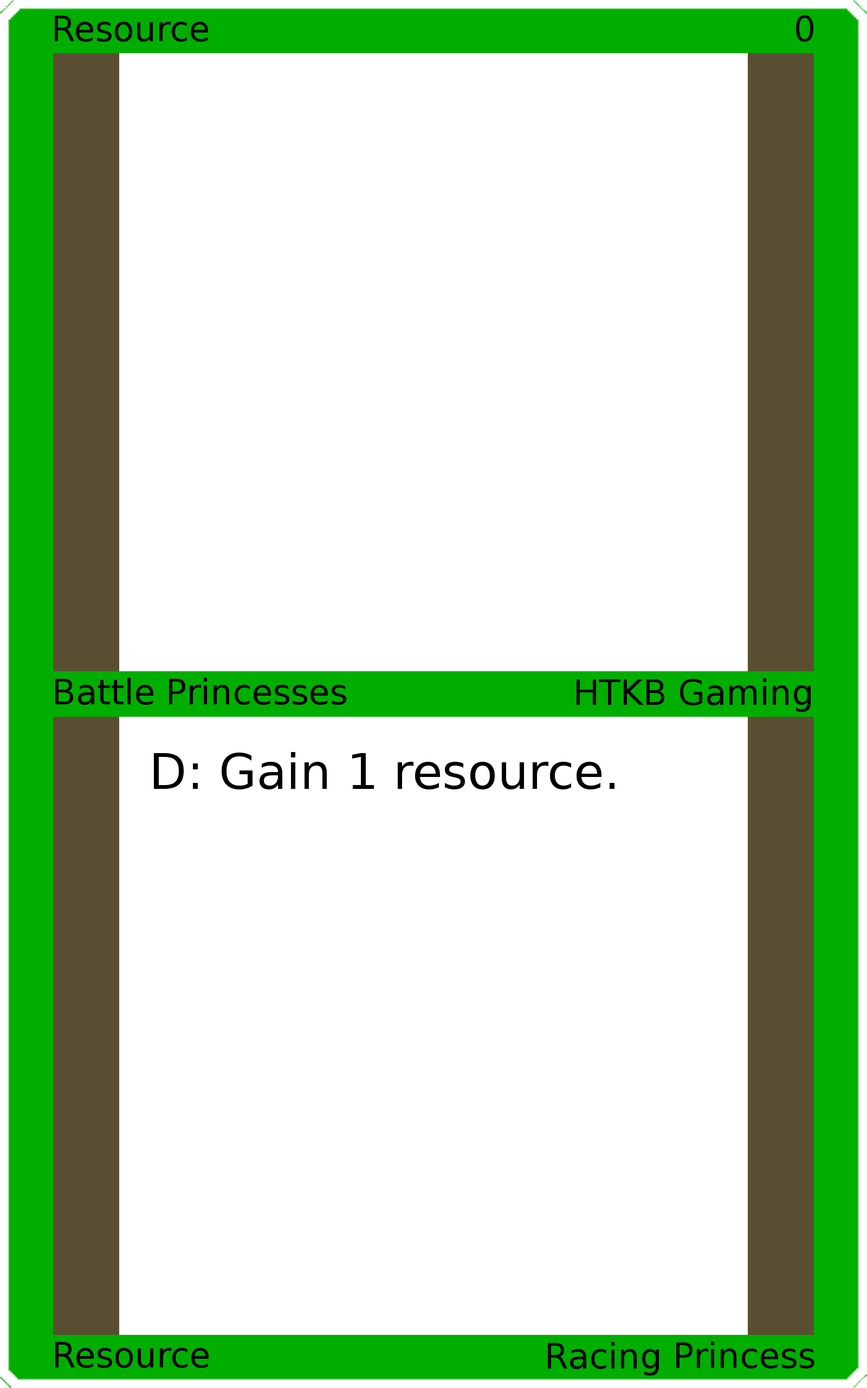
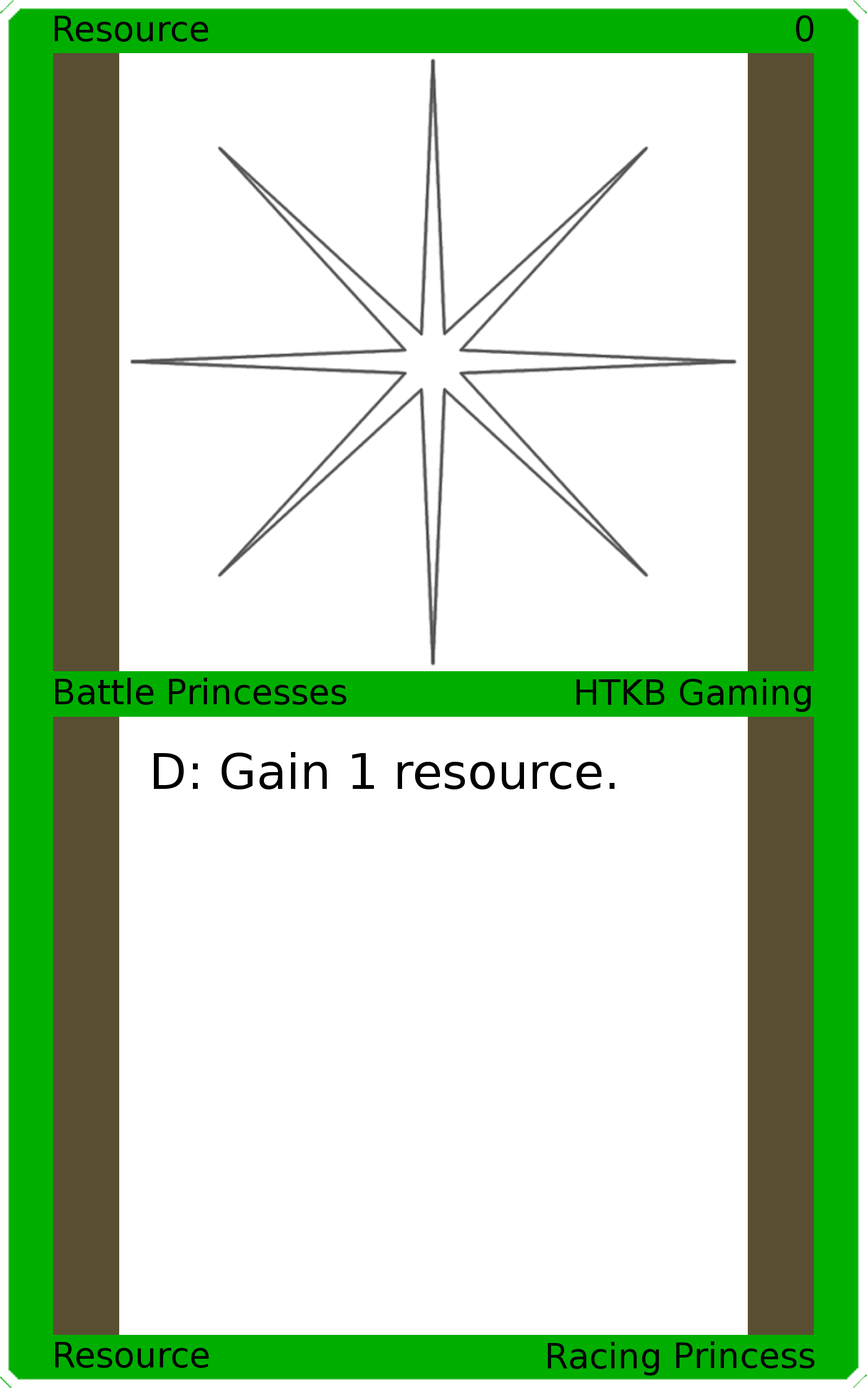
Two versions of the same layered image (867x1388). Layer-by-layer changes:
added layer "Art" above "Top Background" over [129, 57, 738, 666]
